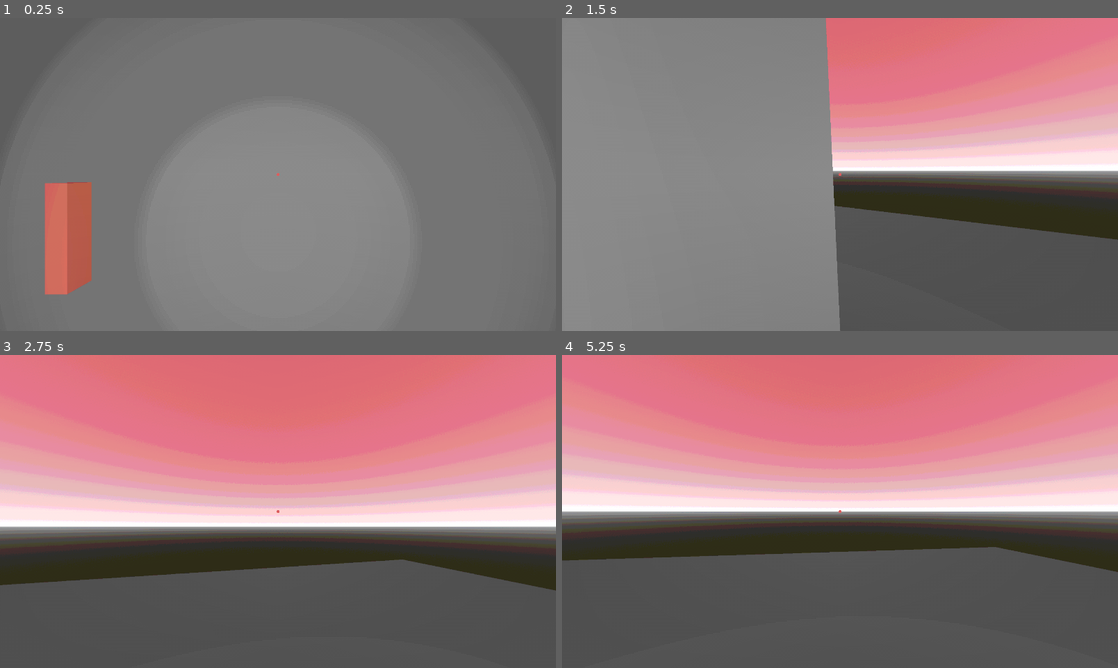
Above: before the commit, frames 1-4 (two rows, left to right).
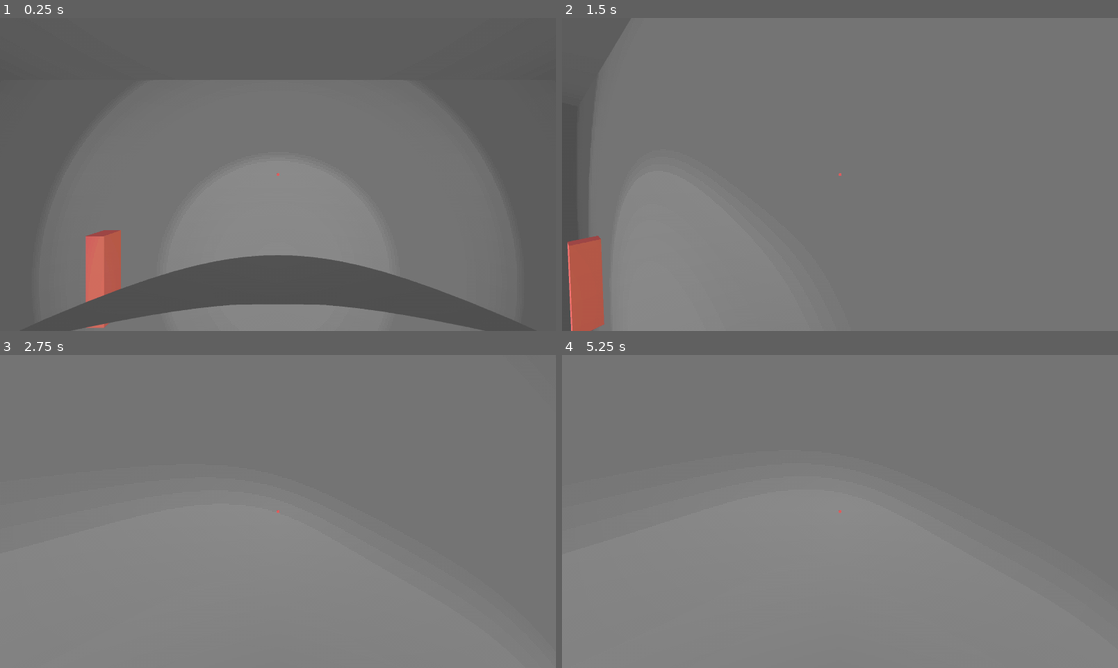
Above: after the commit, the same moments.

Repository: j-ramljak/Algebra-GameJam2026
Game: Godot game, scene res://Scenes/Test_Level.tscn
The game is run twice, just before and just after one commit, with the same random seed, the same clock (stepped at 60 frames per second) and the same inputs.
Inputs (mouse positions are in pixels of both pictures, inside the frame that each line leads up to):
- Up to frame 1 (0.25 s): no input
- Up to frame 2 (1.5 s): tap Enter (ui_accept) at 0.5, 0.77 s; move the mouse to (867, 174) at 0.52 s; hold W (Forward) from 0.53 s (still down); click (867, 174) at 0.6 s; move the mouse to (812, 174) at 1.27 s; tap E (interact) at 1.35 s
- Up to frame 3 (2.75 s): keep holding W (Forward); tap Enter (ui_accept) at 1.52 s; move the mouse to (289, 505) at 2.02 s; click (289, 505) at 2.1 s
- Up to frame 4 (5.25 s): keep holding W (Forward); tap Enter (ui_accept) at 2.75, 3.02, 3.5, 3.77, 4.52 s; move the mouse to (834, 517) at 2.77 s; tap E (interact) at 2.85, 4.35 s; move the mouse to (878, 514) at 3.52 s; click (878, 514) at 3.6 s; move the mouse to (795, 508) at 4.27 s; move the mouse to (845, 511) at 5.02 s; click (845, 511) at 5.1 s

The runs differ from the first frame. In frame 1, 14% of the frame differs, in the area x 3-97%, y 14-100%; in frame 2, 57%; in frame 3, 98%, in the area x 0-100%, y 0-100%; in frame 4, 98%.

Commit message:
KILL ALL BORNA

Diff:
--- a/Scenes/Player.tscn
+++ b/Scenes/Player.tscn
@@ -10,6 +10,7 @@
 [ext_resource type="AudioStream" uid="uid://dxd3wkb50j3ib" path="res://SFX/FootstepsConcrete1.wav" id="6_52ee3"]
 
 [sub_resource type="CapsuleMesh" id="CapsuleMesh_npdc1"]
+radius = 0.3
 height = 3.5
 
 [sub_resource type="CapsuleShape3D" id="CapsuleShape3D_1twwi"]
@@ -34,10 +35,9 @@
 shape = SubResource("CapsuleShape3D_1twwi")
 
 [node name="Head" type="Node3D" parent="." unique_id=805981900]
-transform = Transform3D(1, 0, 0, 0, 1, 0, 0, 0, 1, 0, 0.44869983, -0.29927838)
+transform = Transform3D(1, 0, 0, 0, 1, 0, 0, 0, 1, 0, 1.2335949, 0)
 
 [node name="Camera3D" type="Camera3D" parent="Head" unique_id=1933585320]
-transform = Transform3D(1, 0, 0, 0, 1, 0, 0, 0, 1, 0, 0.9313772, 0)
 cull_mask = 524287
 fov = 90.0
 
--- /dev/null
+++ b/Sky1.tres
@@ -0,0 +1,8 @@
+[gd_resource type="Sky" format=3 uid="uid://cnc4c1dnebgim"]
+
+[sub_resource type="ProceduralSkyMaterial" id="ProceduralSkyMaterial_k4rap"]
+sky_top_color = Color(0.967894, 0.43978032, 0.4394622, 1)
+sky_horizon_color = Color(1, 1, 1, 1)
+
+[resource]
+sky_material = SubResource("ProceduralSkyMaterial_k4rap")
Not shown, changed: Scenes/prologue.tscn
